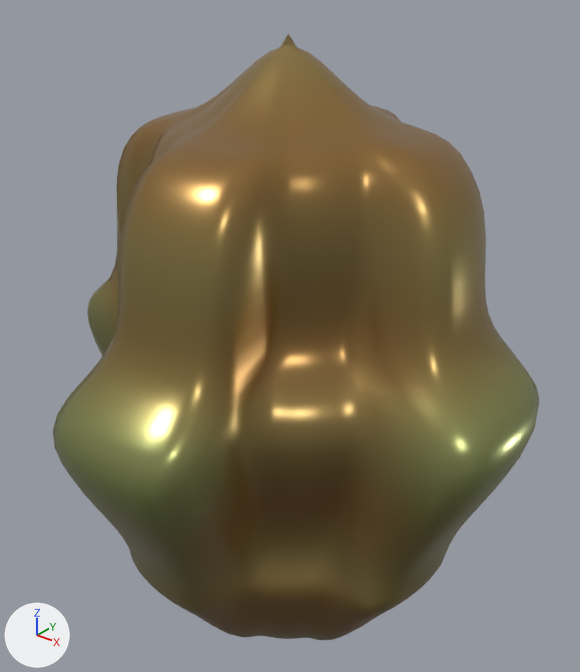
A saved change to the glTF model Assets/Resources/Models3D/cf_07_clockwork_sorcerer.glb.
Camera for both pictures: a 50 mm camera at (1.366, -1.701, 1.177) aimed at (-0.026, 0.039, 0.098). Every picture has the same lights, and +X, +Y and +Z are marked at lower left. The first picture is the older version.

Names of what the first picture shows: 'Hi3D_cf_07_clockwork_sorcerer_WatertightNode'.
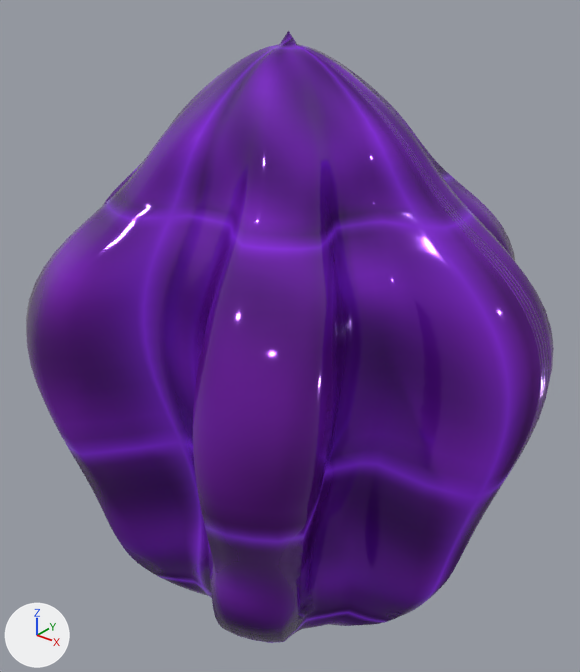
Where the change shows, as pixel boxes (x1, y1, x2, y2) in the pictures (580 x 672 px; the box of a moved part takes in the faces that stretch with it):
'Hi3D_cf_07_clockwork_sorcerer_WatertightNode', recoloured, reshaped (9% wider): before (53, 34, 539, 640); after (26, 31, 554, 643)
part 1 of me_hi3d_cf_07_clockwork_sorcerer_manifoldmesh, moved or reshaped: before (53, 34, 539, 640); after (26, 31, 554, 643)
part 2 of me_hi3d_cf_07_clockwork_sorcerer_manifoldmesh, recoloured: before (53, 34, 537, 640); after (35, 31, 554, 641)
part 3 of me_hi3d_cf_07_clockwork_sorcerer_manifoldmesh, recoloured: before (55, 149, 539, 590); after (27, 164, 554, 625)
part 4 of me_hi3d_cf_07_clockwork_sorcerer_manifoldmesh, recoloured: before (110, 95, 422, 635); after (147, 77, 505, 643)
part 5 of me_hi3d_cf_07_clockwork_sorcerer_manifoldmesh, recoloured: before (124, 105, 472, 545); after (26, 118, 515, 595)

Edits to the bpy script that builds the scene:
```text
Add img_cf_07_clockwork_sorcerer_metallicroughness:
    img_cf_07_clockwork_sorcerer_metallicroughness = load_image('cf_07_clockwork_sorcerer_MetallicRoughness', '_unpacked/cf_07_clockwork_sorcerer_MetallicRoughness', 64, 64, 'Non-Color')
Add img_cf_07_clockwork_sorcerer_emissive:
    img_cf_07_clockwork_sorcerer_emissive = load_image('cf_07_clockwork_sorcerer_Emissive', '_unpacked/cf_07_clockwork_sorcerer_Emissive', 64, 64, 'sRGB')
Add img_cf_07_clockwork_sorcerer_basecolor:
    img_cf_07_clockwork_sorcerer_basecolor = load_image('cf_07_clockwork_sorcerer_BaseColor', '_unpacked/cf_07_clockwork_sorcerer_BaseColor', 64, 64, 'sRGB')
Add img_cf_07_clockwork_sorcerer_normal:
    img_cf_07_clockwork_sorcerer_normal = load_image('cf_07_clockwork_sorcerer_Normal', '_unpacked/cf_07_clockwork_sorcerer_Normal', 64, 64, 'Non-Color')
Add mat_cardcraft_cf_07_clockwork_sorcerer_pbrdelighted:
    mat_cardcraft_cf_07_clockwork_sorcerer_pbrdelighted = bpy.data.materials.new('CardCraft_cf_07_clockwork_sorcerer_PBRDelighted')
    # colours: purple #b080d3, purple #d9a3f5, mixed with the vertex colours
    # uses the picture img_cf_07_clockwork_sorcerer_basecolor
    # uses the picture img_cf_07_clockwork_sorcerer_emissive
    # uses the picture img_cf_07_clockwork_sorcerer_metallicroughness
    # uses the picture img_cf_07_clockwork_sorcerer_normal
Change me_hi3d_cf_07_clockwork_sorcerer_manifoldmesh:
    used by ob_hi3d_cf_07_clockwork_sorcerer_watertightnode; location = (0.0, 0.0, 0.0)
    remove me_hi3d_cf_07_clockwork_sorcerer_manifoldmesh.from_pydata(...)  # 4034 vertices, 8064 faces; spans x -0.75..0.75, y -0.76..0.76, z -0.89..0.98
    remove me_hi3d_cf_07_clockwork_sorcerer_manifoldmesh.materials.append(mat_hi3d_cf_07_clockwork_sorcerer_pbrdelighted)
    add me_hi3d_cf_07_clockwork_sorcerer_manifoldmesh.from_pydata(...)  # 4034 vertices, 8064 faces; spans x -0.78..0.78, y -0.68..0.68, z -0.98..0.98
    me_hi3d_cf_07_clockwork_sorcerer_manifoldmesh part 1: 4020 of 4034 vertices moved; they spanned x -0.75..0.75, y -0.76..0.76, z -0.89..0.98 and now span x -0.78..0.78, y -0.68..0.68, z -0.98..0.98; mean shift (0.0, 0.0, 0.0); largest move (-0.23, 0.28, 0.24) -> (-0.48, 0.54, 0.32)
    me_hi3d_cf_07_clockwork_sorcerer_manifoldmesh part 2: 2626 faces centred in x -0.7..0.7, y -0.75..0.75, z -0.85..0.95 are repainted in the vertex colours; the middle colour goes from grey #b7b9ab to purple #d49fdf
    me_hi3d_cf_07_clockwork_sorcerer_manifoldmesh part 3: 3028 faces centred in x -0.75..0.75, y -0.75..0.75, z -0.89..0.64 are repainted in the vertex colours; the middle colour goes from grey #b7bcae to pink #d8a3e0
    me_hi3d_cf_07_clockwork_sorcerer_manifoldmesh part 4: 1326 faces centred in x -0.49..0.49, y -0.5..0.5, z -0.73..0.81 are repainted in the vertex colours; the middle colour goes from beige #b6a895 to purple #d4a0df
    me_hi3d_cf_07_clockwork_sorcerer_manifoldmesh part 5: 1084 faces centred in x -0.48..0.48, y -0.5..0.5, z -0.26..0.75 are repainted in the vertex colours; the middle colour goes from beige #b6a794 to pink #d8a3e0
    add me_hi3d_cf_07_clockwork_sorcerer_manifoldmesh.materials.append(mat_cardcraft_cf_07_clockwork_sorcerer_pbrdelighted)
```
